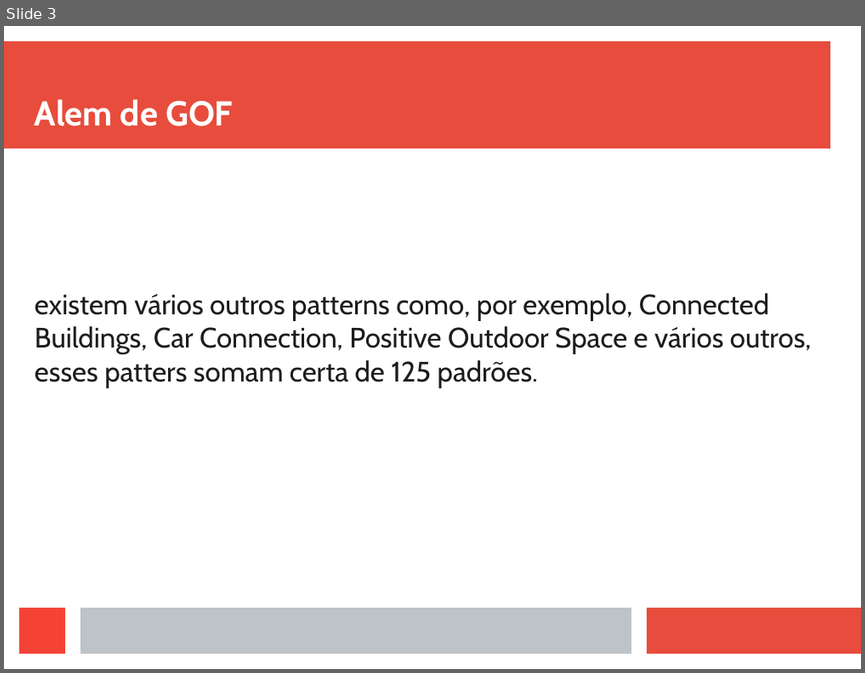
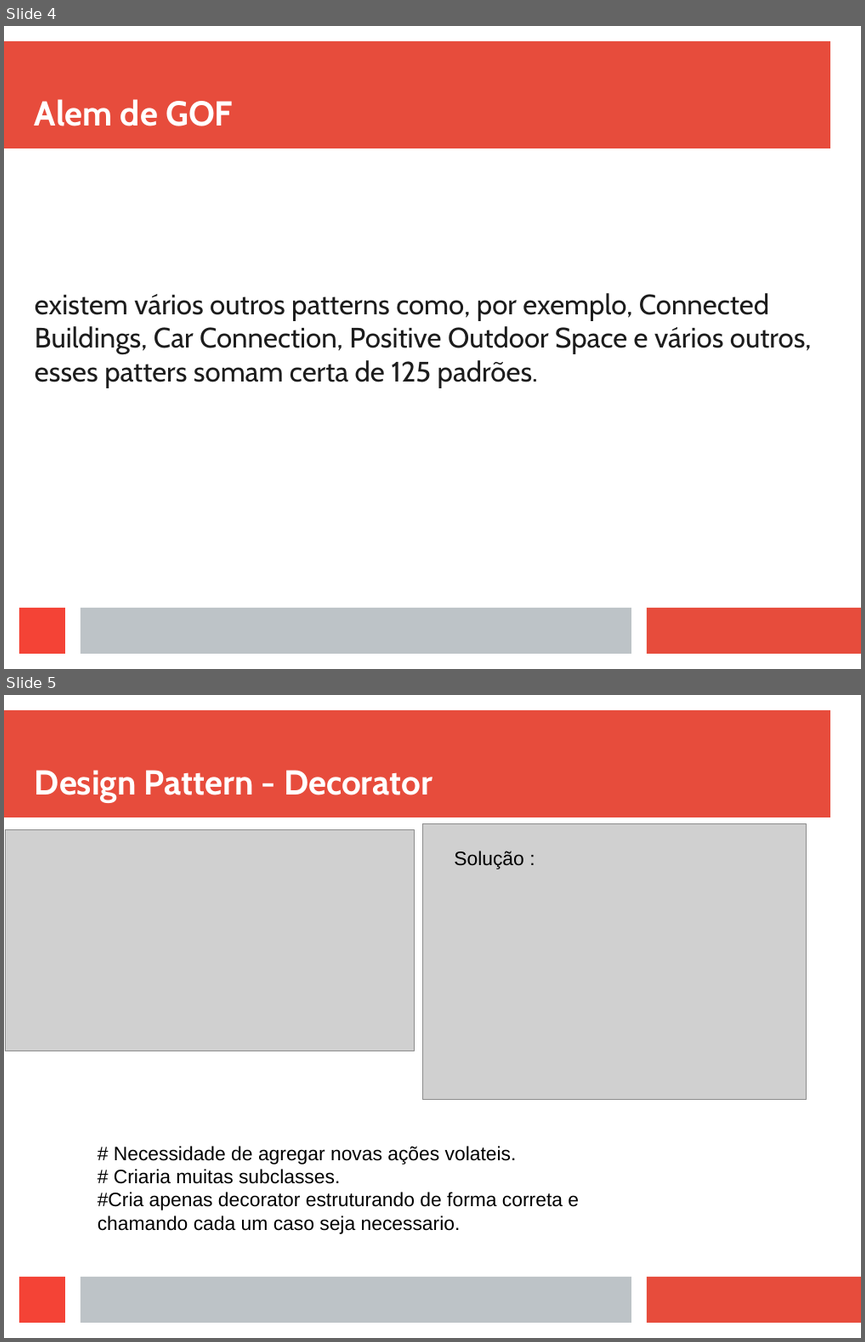
Before and after one commit to viniciusFortti/test, a slide deck: Apresentação/ApresentaçãoTerceiraSemana.odp. Shown one above the other, each under a label of ours: slide 3 before the commit, slides 4 and 5 after it. The pictures are 865x673 and 865x1342 pixels, drawn with LibreOffice and Linux fonts; fonts in the diff are those of the drawing; grey boxes stand for pictures. Boxes give left, top, right and bottom in pixels: in the first picture for what was removed or moved away, otherwise in the second. Text is boxed around its words. In the diff, an @@ line names an element or a change of style, - is before the commit and + after.

Commit message:
novas imagens e atualização nos exemplos.

```diff
--- a/Apresentação/ApresentaçãoTerceiraSemana.odp
+++ b/Apresentação/ApresentaçãoTerceiraSemana.odp
@@ slide 5 added at (4, 695, 861, 1338), background #FFFFFF; not listed: 4 template elements that a slide beside it also shows @@
@@ title added at (35, 770, 432, 803), 32 pt, text #FFFFFF, bold @@
+Design Pattern - Decorator
@@ picture added at (5, 829, 414, 1050) @@
@@ picture added at (423, 823, 806, 1099) @@
@@ text added at (454, 851, 524, 869), 18 pt, text #000000 @@
+Solução :
@@ text added at (98, 1145, 579, 1234), 18 pt, text #000000 @@
+# Necessidade de agregar novas ações volateis.
+# Criaria muitas subclasses.
+#Cria apenas decorator estruturando de forma correta e chamando cada um caso seja necessario.
@@ what was slide 3 is now slide 4 @@
```
Also in this commit, not shown: 2 slides changed, 10 other slides added, 2 slides removed, 17 other files.
